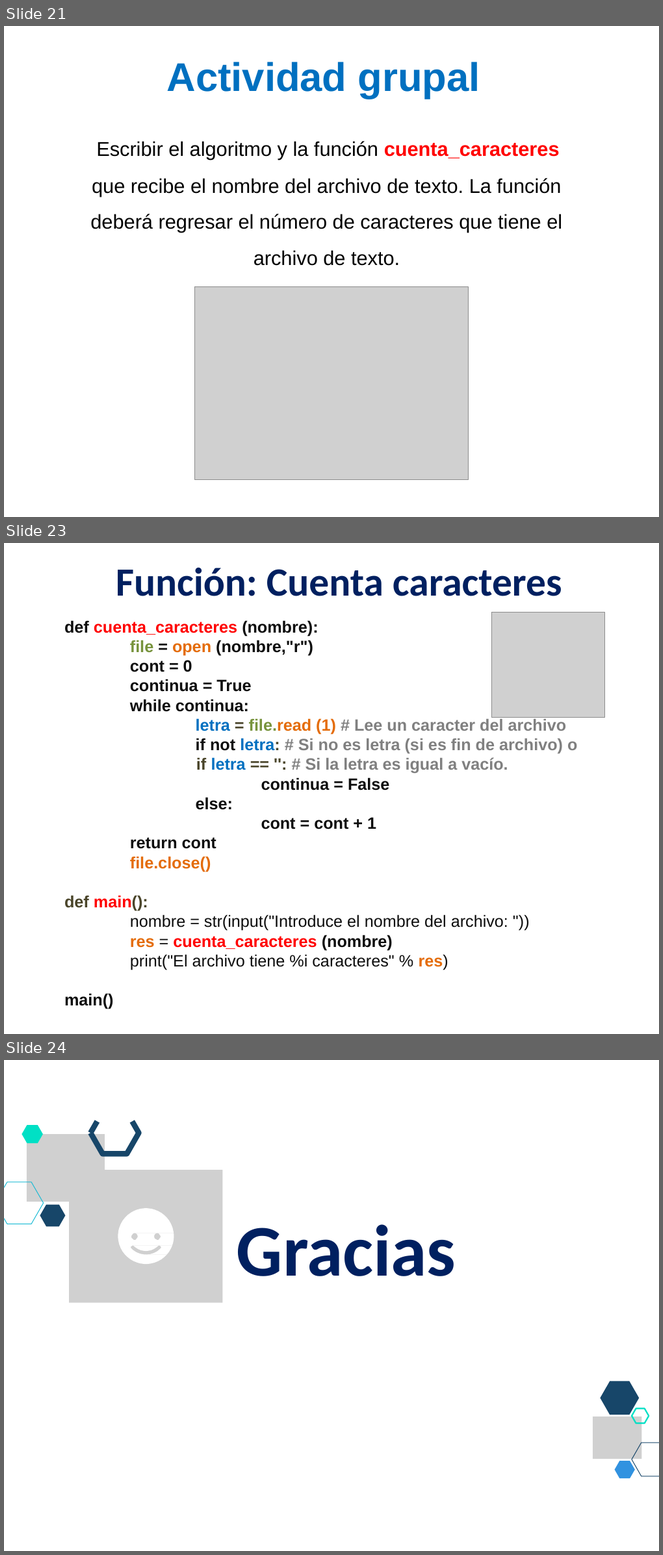
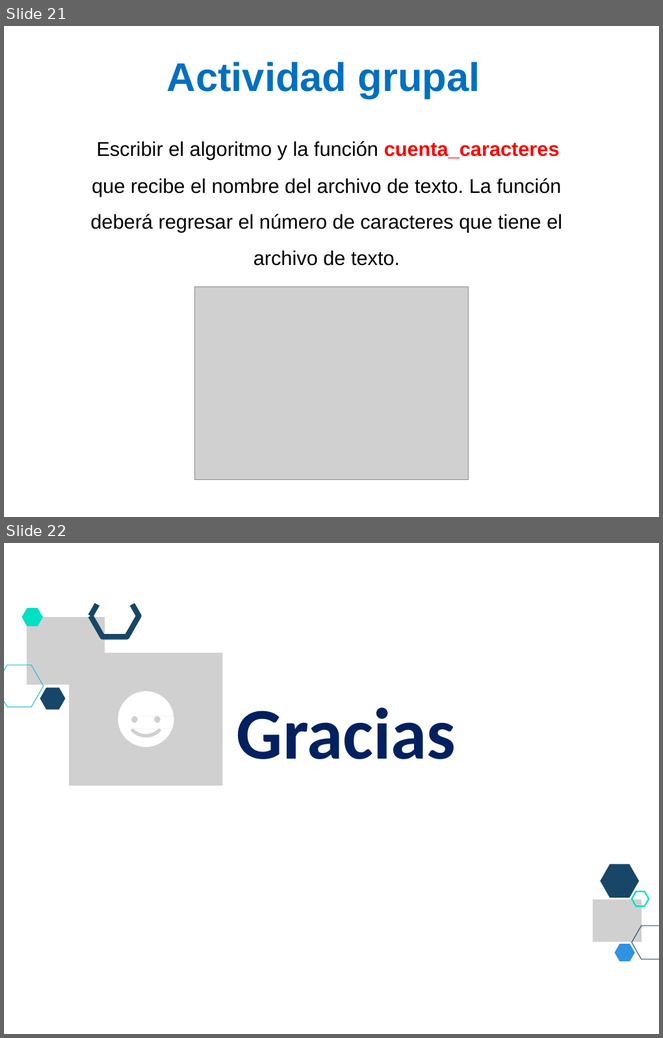
Before and after one commit to lizetheP/Tecnologias, a slide deck: Calendario/Presentaciones/12_Archivos.pptx. Shown one above the other, each under a label of ours: slides 21, 23 and 24 before the commit, slides 21 and 22 after it; the slides between them are not shown. The pictures are 663x1555 and 663x1038 pixels, drawn with LibreOffice and Linux fonts; fonts in the diff are those of the drawing; grey boxes stand for pictures. Boxes give left, top, right and bottom in pixels: in the first picture for what was removed or moved away, otherwise in the second. Text is boxed around its words. In the diff, an @@ line names an element or a change of style, - is before the commit and + after.

```diff
--- a/Calendario/Presentaciones/12_Archivos.pptx
+++ b/Calendario/Presentaciones/12_Archivos.pptx
@@ slide 23 removed at bbox=[4, 543, 659, 1034], background #FFFFFF @@
@@ text removed at bbox=[116, 567, 562, 596] @@
-Función: Cuenta caracteres
@@ text removed at bbox=[64, 620, 577, 1010] @@
-def cuenta_caracteres (nombre):
-file = open (nombre,"r")
-cont = 0
-continua = True
-while continua:
-letra = file.read (1) # Lee un caracter del archivo
-if not letra: # Si no es letra (si es fin de archivo) o
-if letra == '': # Si la letra es igual a vacío.
-continua = False
-else:
-cont = cont + 1
-return cont
-file.close()
-def main():
-nombre = str(input("Introduce el nombre del archivo: "))
-res = cuenta_caracteres (nombre)
-print("El archivo tiene %i caracteres" % res)
-main()
@@ picture removed at bbox=[492, 612, 605, 717] @@
@@ what was slide 24 is now slide 22 @@
```
Also in this commit, not shown: 1 other slide removed, 1 other file.
